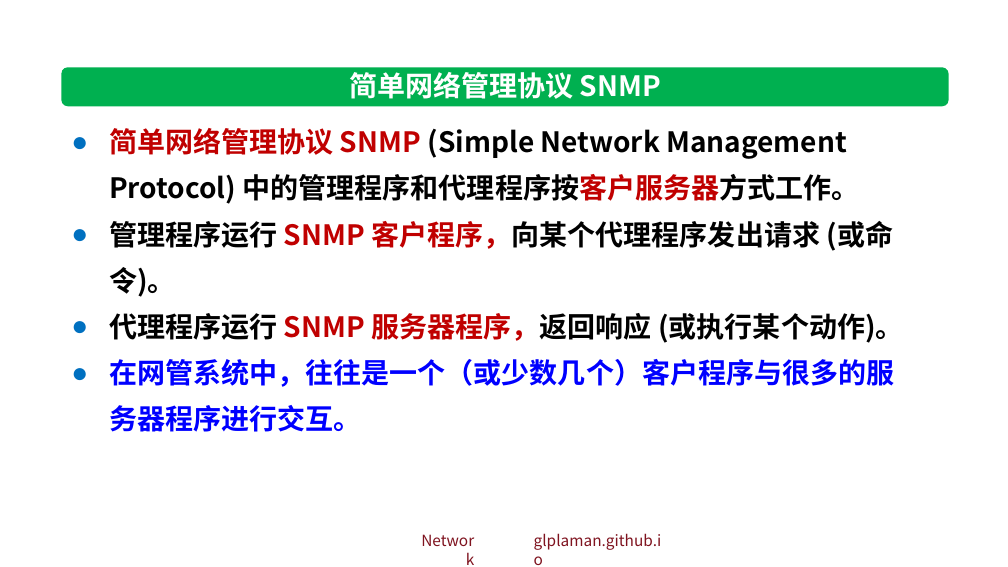
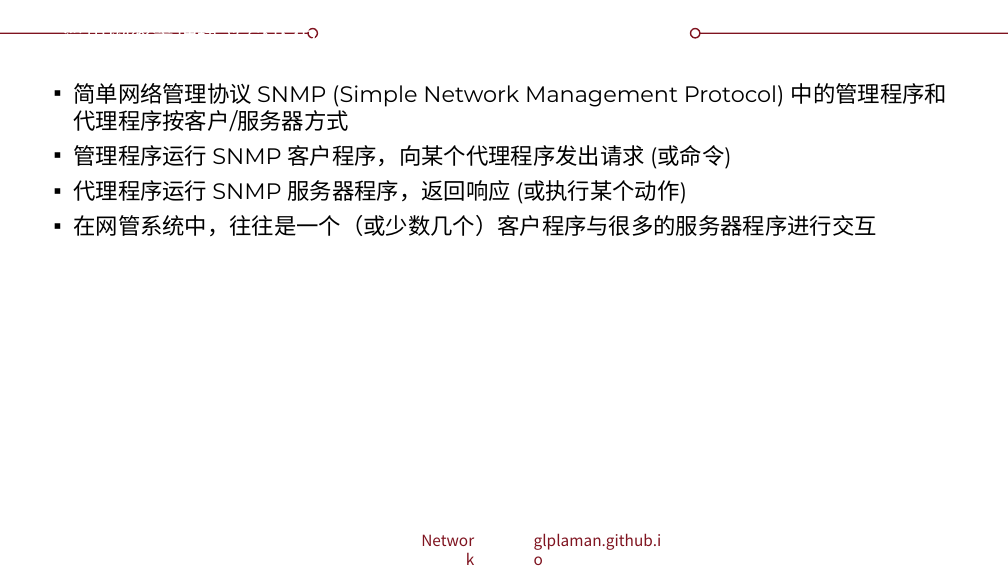
Before and after one commit to glplaman/glplaman.github.io, a slide deck: slide 198 of network/ppt/chap6.pptx. Drawn at 1008x567 pixels with LibreOffice and Linux fonts; fonts in the diff are those of the drawing; background and template pictures are left out. Boxes give left, top, right and bottom in pixels: in the first picture for what was removed or moved away, otherwise in the second. Text is boxed around its words. In the diff, an @@ line names an element or a change of style, - is before the commit and + after.

Commit message:
network

```diff
--- a/network/ppt/chap6.pptx
+++ b/network/ppt/chap6.pptx
@@ rectangle removed at [0, 0, 1008, 39] @@
@@ title "简单网络管理协议 SNMP": place and size @@
-title "简单网络管理协议 SNMP" at [349, 72, 661, 99]
+title "简单网络管理协议 SNMP" at [63, 28, 316, 39]
@@ title "简单网络管理协议 SNMP" at [63, 28, 316, 39]: size 20 to 16 pt, font Noto Sans CJK SC to Montserrat, bold off; alignment centre to left; vertical alignment top to middle @@
@@ ellipse added at [308, 28, 318, 37], fill #FFFFFF, outline #7F131F 1 pt @@
@@ ellipse added at [690, 28, 700, 37], fill #FFFFFF, outline #7F131F 1 pt @@
@@ rounded rectangle removed at [61, 68, 949, 107] @@
@@ text at [73, 83, 947, 237]: text changed; size 20 to 16 pt; font Noto Sans CJK SC to Montserrat; bold off @@
-● 简单网络管理协议 SNMP (Simple Network Management Protocol) 中的管理程序和代理程序按客户服务器方式工作。
-● 管理程序运行 SNMP 客户程序，向某个代理程序发出请求 (或命令)。
-● 代理程序运行 SNMP 服务器程序，返回响应 (或执行某个动作)。
-● 在网管系统中，往往是一个（或少数几个）客户程序与很多的服务器程序进行交互。
+▪ 简单网络管理协议 SNMP (Simple Network Management Protocol) 中的管理程序和代理程序按客户/服务器方式
+▪ 管理程序运行 SNMP 客户程序，向某个代理程序发出请求 (或命令)
+▪ 代理程序运行 SNMP 服务器程序，返回响应 (或执行某个动作)
+▪ 在网管系统中，往往是一个（或少数几个）客户程序与很多的服务器程序进行交互
```
Also in this commit, not shown: 23 other slides changed, 10 other files.
